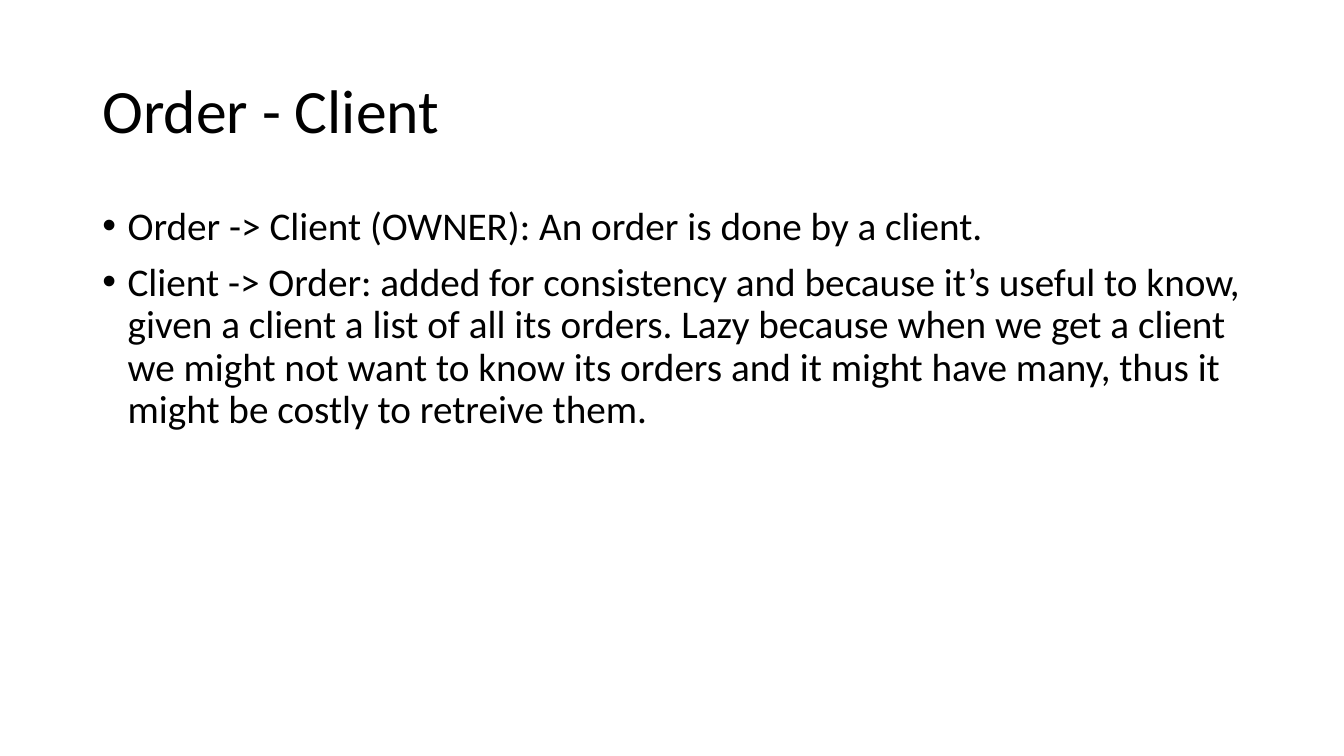
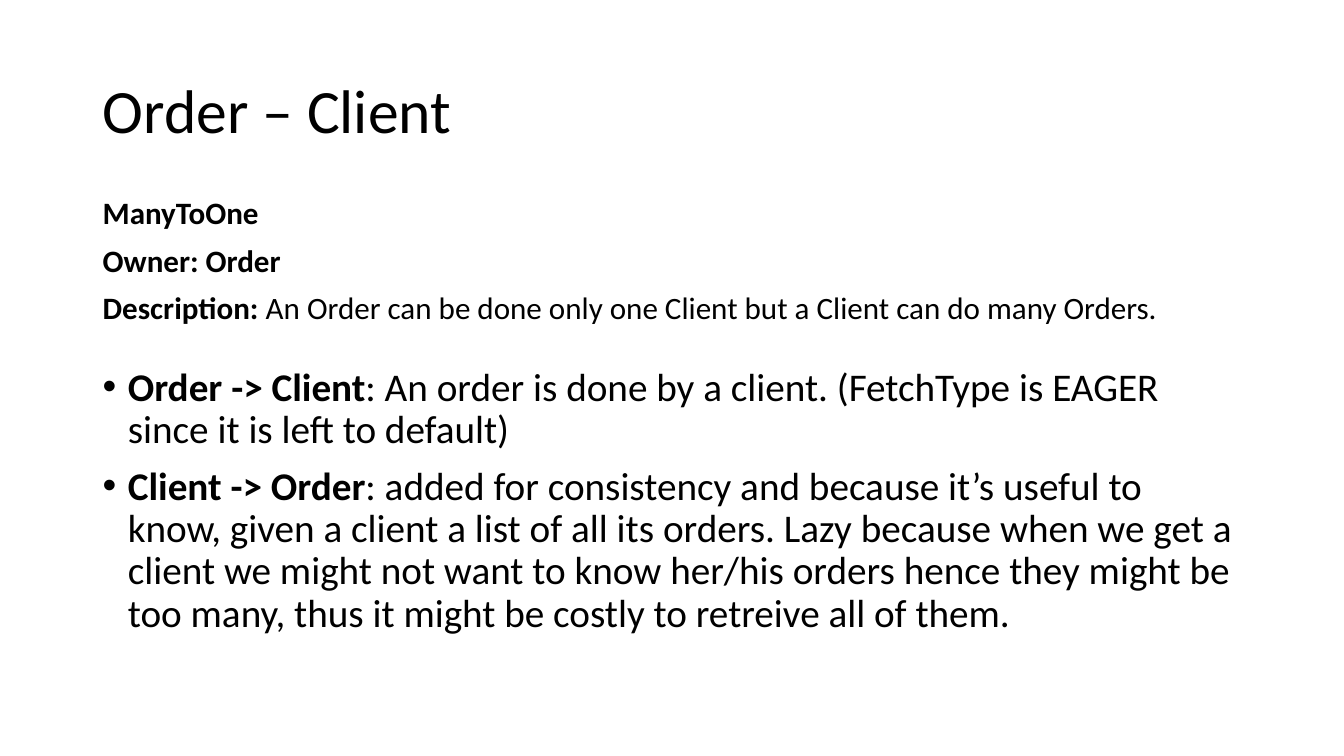
Before and after one commit to mark-2389/TelcoService_SC42, a slide deck: slide 37 of diagrams/TelcoService.pptx (slide 15 before the commit). Drawn at 1344x756 pixels with LibreOffice and Linux fonts; fonts in the diff are those of the drawing. Boxes give left, top, right and bottom in pixels: in the first picture for what was removed or moved away, otherwise in the second. Text is boxed around its words. In the diff, an @@ line names an element or a change of style, - is before the commit and + after.

```diff
--- a/diagrams/TelcoService.pptx
+++ b/diagrams/TelcoService.pptx
@@ title at (103, 90, 451, 134): text changed @@
-Order - Client
+Order – Client
@@ text added at (103, 203, 1157, 324), 22.2 pt, text #000000 @@
+ManyToOne
+Owner: Order
+Description: An Order can be done only one Client but a Client can do many Orders.
@@ text at (128, 372, 1232, 634): text changed @@
-• Order -> Client (OWNER): An order is done by a client.
-• Client -> Order: added for consistency and because it’s useful to know, given a client a list of all its orders. Lazy because when we get a client we might not want to know its orders and it might have many, thus it might be costly to retreive them.
+• Order -> Client: An order is done by a client. (FetchType is EAGER since it is left to default)
+• Client -> Order: added for consistency and because it’s useful to know, given a client a list of all its orders. Lazy because when we get a client we might not want to know her/his orders hence they might be too many, thus it might be costly to retreive all of them.
```
Also in this commit, not shown: 20 other slides changed, 43 slides added, 13 slides removed, 4 other files.
